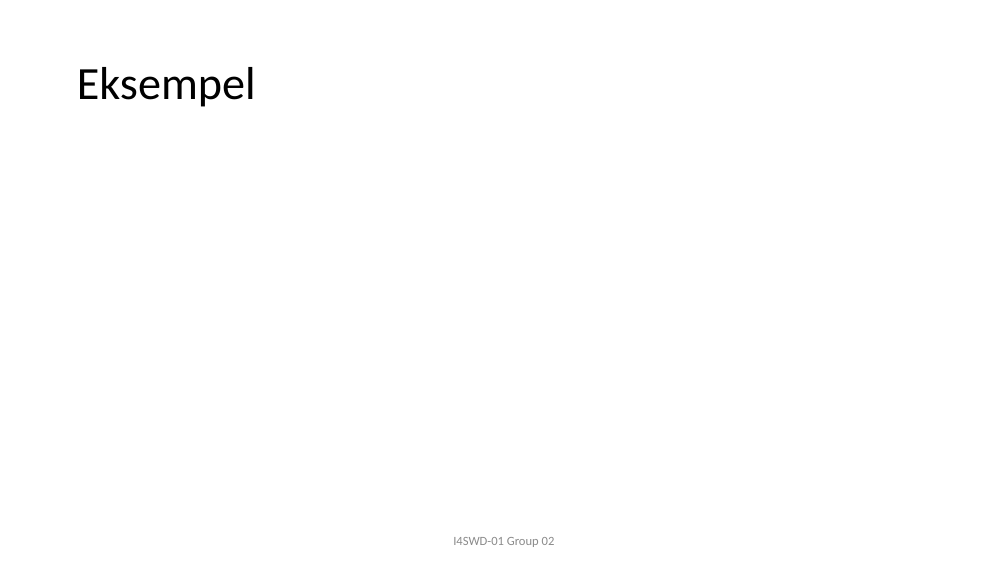
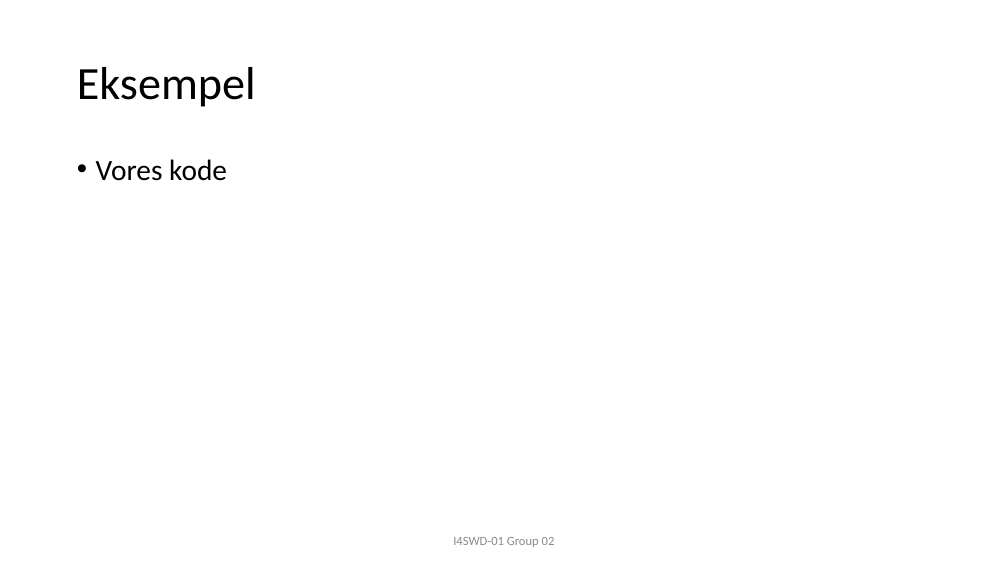
Before and after one commit to JonasRasborg/SWD, a slide deck: slide 5 of F17-I4SWD-AfsluttendeOpgaveGruppe02-Mediator-presenstation.pptx (slide 4 before the commit). Drawn at 1008x567 pixels with LibreOffice and Linux fonts; fonts in the diff are those of the drawing. Boxes give left, top, right and bottom in pixels: in the first picture for what was removed or moved away, otherwise in the second. Text is boxed around its words. In the diff, an @@ line names an element or a change of style, - is before the commit and + after.

```diff
--- a/F17-I4SWD-AfsluttendeOpgaveGruppe02-Mediator-presenstation.pptx
+++ b/F17-I4SWD-AfsluttendeOpgaveGruppe02-Mediator-presenstation.pptx
@@ text added at [96, 159, 227, 181], 28 pt, text #000000 @@
+• Vores kode
```
Also in this commit, not shown: 2 other slides changed, 2 slides added, 4 other files.
